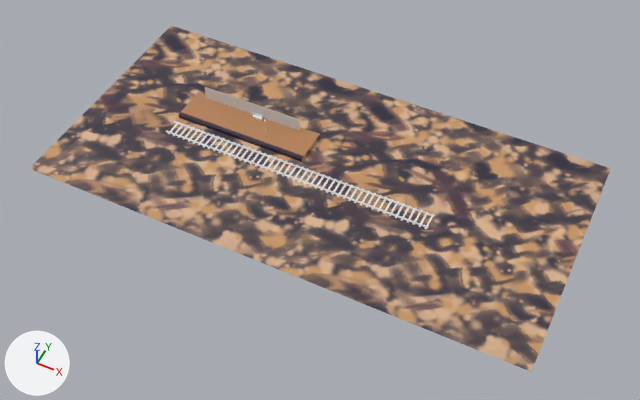
Renders of the glTF model blender-files/station 1.glb from each side of a commit.
Camera for both pictures: a 50 mm camera at (99.8, -135.5, 156.8) aimed at (35.2, -6.4, -4.6). Arrows for +X, +Y and +Z are at lower left; the lights stay in place. The older version comes first. Where no turn or scale is listed for an object, it has been applied to the vertices. Vertices at exactly the same position are counted once.

Script lines for the objects in view, before the commit:
```python
me_cube_001 = bpy.data.meshes.new('Cube.001')
me_cube_001.from_pydata(...)  # 1240 vertices, 1440 faces; spans x -1.0..35.0, y -2.5..2.5, z 0.0..0.4
me_cube_004 = bpy.data.meshes.new('Cube.004')
me_cube_004.from_pydata(...)  # 1240 vertices, 1440 faces; spans x -1.0..35.0, y -2.5..2.5, z 0.0..0.4
me_plane = bpy.data.meshes.new('Plane')
me_plane.from_pydata(...)  # 4 vertices, 2 faces; spans x -1.0..1.0, y -1.0..1.0, z 0.0
me_plane.materials.append(mat_gravel)  # picture img_gravel
me_vert_005 = bpy.data.meshes.new('Vert.005')
me_vert_005.from_pydata(...)  # 10 vertices, 8 faces; spans x -9.0..9.0, y 0.0..10.0, z -1.0..0.0
# faces by material slot: [2, 2, 4]
me_vert_005.materials.append(mat_flagstones)  # picture img_flagstones
me_vert_005.materials.append(mat_bumps)  # picture img_bumps
me_vert_005.materials.append(mat_tiles)  # picture img_tiles
ob_plane = bpy.data.objects.new('Plane', me_plane)
ob_plane.parent = ob_floor
ob_plane.location = (0.0, 0.0, -1.0)
ob_plane.scale = (32.0, 32.0, 32.0)
ob_plane_001 = bpy.data.objects.new('Plane.001', me_plane)
ob_plane_001.parent = ob_floor_001
ob_plane_001.location = (0.0, 0.0, -1.0)
ob_plane_001.scale = (32.0, 32.0, 32.0)
ob_platform_001_1 = bpy.data.objects.new('platform.001', me_vert_005)
ob_platform_001_1.parent = ob_platform_001
ob_platform_001_1.location = (0.0, 0.0, 0.0)
ob_track = bpy.data.objects.new('track', me_cube_004)
ob_track.location = (-8.0, -4.0, -1.0)
ob_track_001 = bpy.data.objects.new('track.001', me_cube_001)
ob_track_001.location = (28.0, -4.0, -1.0)
# also in view: 'platform' at (0.0, 5.0, -0.5)
```
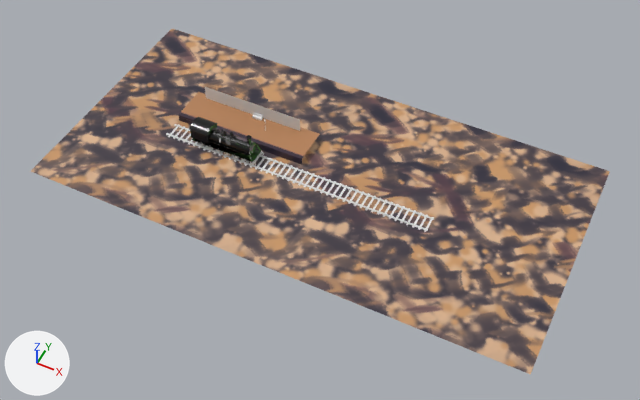
Where the change shows, as pixel boxes [x1, y1, x2, y2] in the pictures (640 x 400 px; the box of a moved part takes in the faces that stretch with it):
'Plane.001', mesh moved: before [256, 91, 611, 372]; after [257, 94, 610, 374]
'Plane', mesh moved: before [29, 26, 373, 260]; after [31, 29, 373, 263]
'track.001', moved: before [290, 166, 435, 229]; after [290, 169, 434, 232]
'track', moved: before [166, 121, 298, 179]; after [166, 124, 298, 181]
'Engine-col', added: after [189, 117, 261, 162]
'Circle', added: after [199, 142, 264, 166]
part 1 of me_plane, moved or reshaped: before [29, 26, 611, 372]; after [31, 29, 610, 374]

The change in detail:
Picture 'train texture' (img_train_texture) is new.
Material 'train' (mat_train) is new.
Its texture is img_train_texture.
Its roughness is 0.247.
me_plane is used by ob_plane; parent ob_floor; location (0.0, 0.0, -1.0); scale (32.0, 32.0, 32.0).
me_plane had 4 vertices, 2 faces and spanned x -1.0..1.0, y -1.0..1.0, z 0.0.
me_plane now has 4 vertices, 2 faces and spans x -1.0..1.0, y -1.0..1.0, z -0.03.
me_plane part 1: the whole mesh is moved by (0.0, 0.0, -0.03).
Mesh me_circle is new.
It has 2240 vertices, 3108 faces and spans x -15.2..1.3, y -2.1..2.1, z 0.4..2.0.
Mesh me_cylinder_001 is new.
It has 656 vertices, 1280 faces and spans x -17.2..0.6, y -2.5..2.5, z 0.8..7.7.
It uses material mat_train (picture img_train_texture).
Object 'track' (ob_track) moves from (-8.0, -4.0, -1.0) to (-8.0, -4.0, -2.0).
Object 'track.001' (ob_track_001) moves from (28.0, -4.0, -1.0) to (28.0, -4.0, -2.0).
Object 'Circle' (ob_circle) is new; it shows me_circle.
Its location is (16.0, -4.0, -2.0).
Object 'Engine-col' (ob_engine_col) is new; it shows me_cylinder_001.
Its location is (16.0, -4.0, -2.0).
